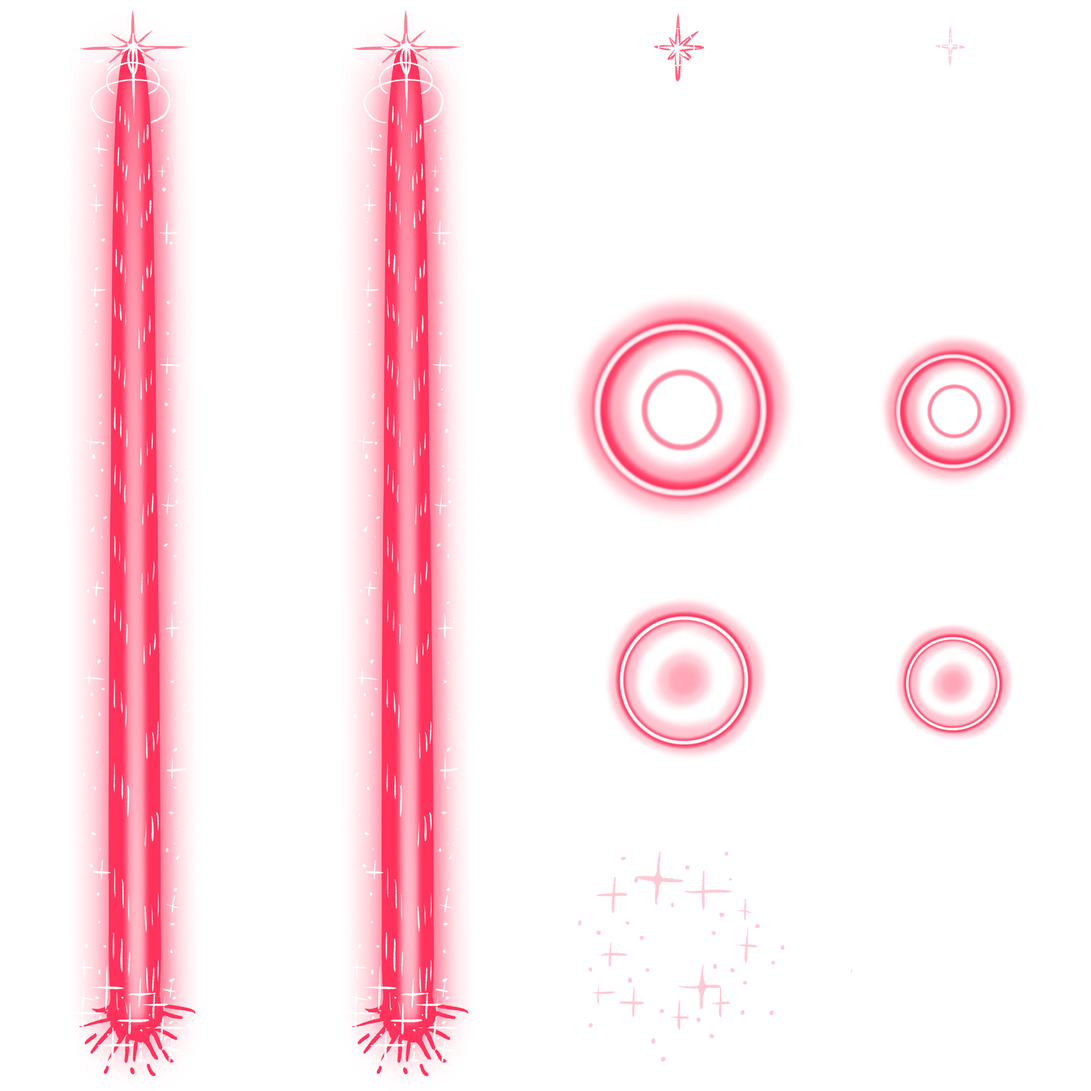
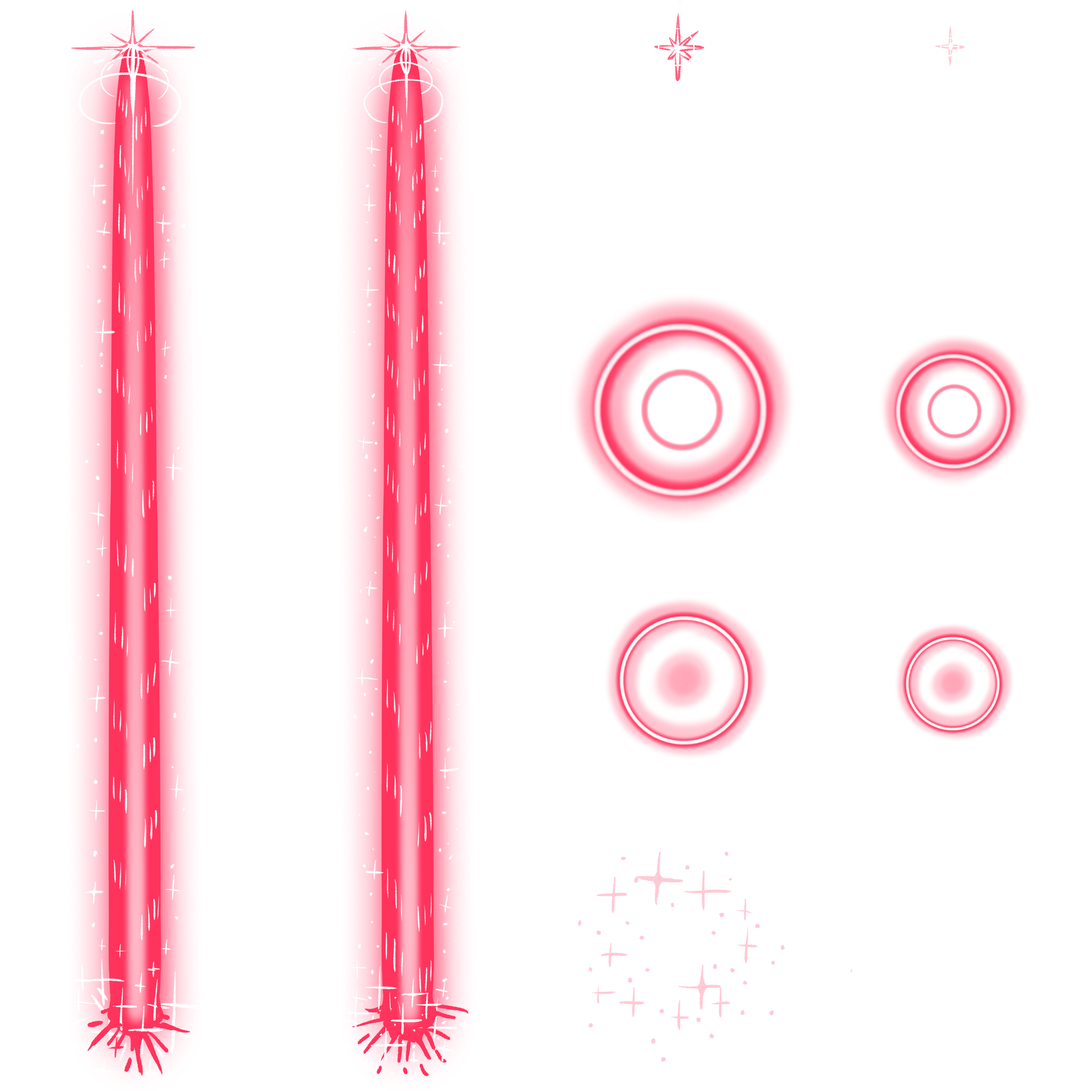
Comparing the layer stacks of the two 1091px x 1091px images. Changes:
painted on "root Fusionadas" over [70, 9, 200, 1086]
